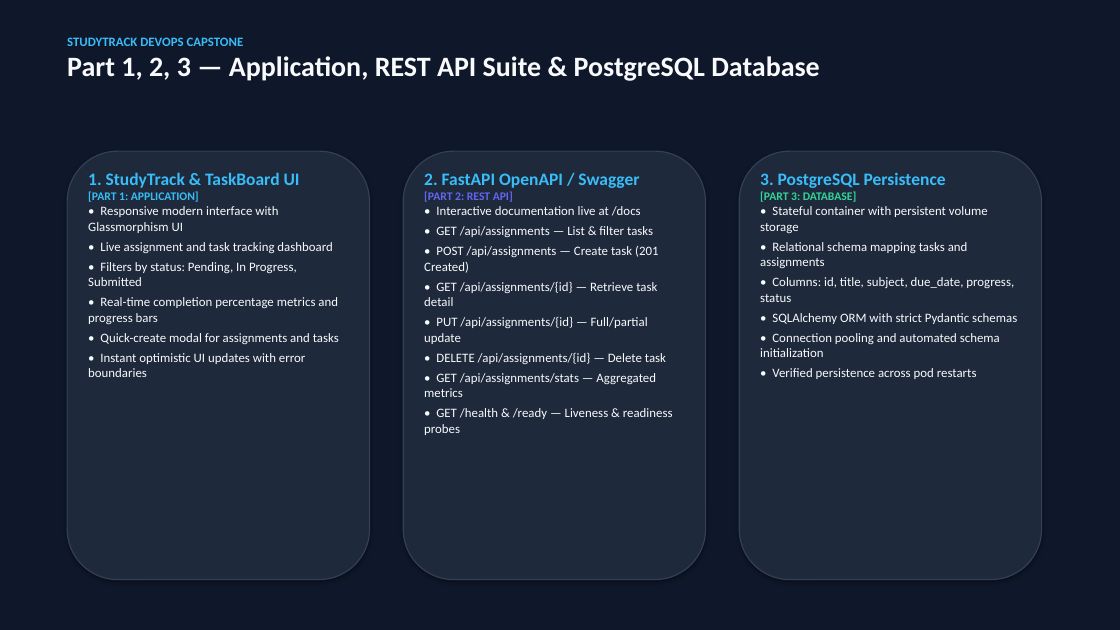
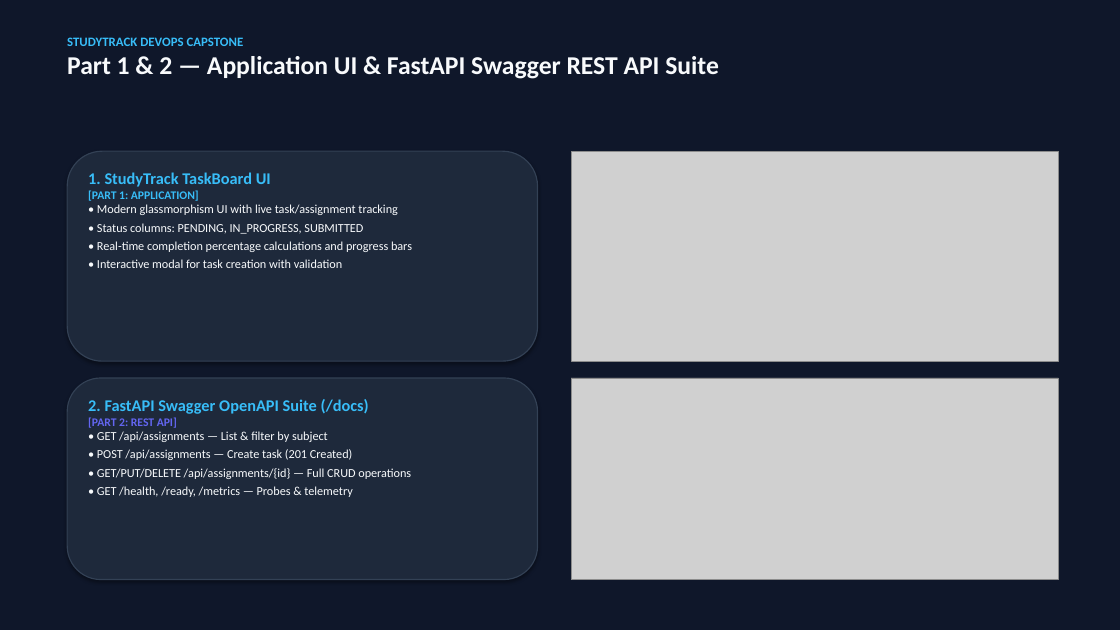
Before and after one commit to shubh-aarambh/Study-Track, a slide deck: slide 3 of demo/StudyTrack_DevOps_Capstone_Presentation.pptx. Drawn at 1120x630 pixels with LibreOffice and Linux fonts; fonts in the diff are those of the drawing; grey boxes stand for pictures. Boxes give left, top, right and bottom in pixels: in the first picture for what was removed or moved away, otherwise in the second. Text is boxed around its words. In the diff, an @@ line names an element or a change of style, - is before the commit and + after.

Commit message:
docs(demo): complete 15-part final demo evidence, embedded slides, and README documentation

```diff
--- a/demo/StudyTrack_DevOps_Capstone_Presentation.pptx
+++ b/demo/StudyTrack_DevOps_Capstone_Presentation.pptx
@@ text at [67, 56, 719, 79]: text changed; size 24 to 22 pt @@
-Part 1, 2, 3 — Application, REST API Suite & PostgreSQL Database
+Part 1 & 2 — Application UI & FastAPI Swagger REST API Suite
@@ rounded rectangle: place and size @@
-rounded rectangle at [67, 151, 370, 580]
+rounded rectangle at [67, 151, 538, 361]
@@ text at [88, 172, 271, 187]: text changed; size 15 to 14 pt @@
-1. StudyTrack & TaskBoard UI
+1. StudyTrack TaskBoard UI
@@ picture added at [571, 151, 1059, 361] @@
@@ rounded rectangle removed at [739, 151, 1042, 580] @@
@@ text removed at [760, 173, 1017, 379] @@
-3. PostgreSQL Persistence
-[PART 3: DATABASE]
-• Stateful container with persistent volume storage
-• Relational schema mapping tasks and assignments
-• Columns: id, title, subject, due_date, progress, status
-• SQLAlchemy ORM with strict Pydantic schemas
-• Connection pooling and automated schema initialization
-• Verified persistence across pod restarts
@@ text at [97, 204, 412, 268]: text changed; size 11 to 10.5 pt @@
-• Responsive modern interface with Glassmorphism UI
-• Live assignment and task tracking dashboard
-• Filters by status: Pending, In Progress, Submitted
-• Real-time completion percentage metrics and progress bars
-• Quick-create modal for assignments and tasks
-• Instant optimistic UI updates with error boundaries
+• Modern glassmorphism UI with live task/assignment tracking
+• Status columns: PENDING, IN_PROGRESS, SUBMITTED
+• Real-time completion percentage calculations and progress bars
+• Interactive modal for task creation with validation
@@ rounded rectangle: place and size @@
-rounded rectangle at [403, 151, 706, 580]
+rounded rectangle at [67, 378, 538, 580]
@@ picture added at [571, 378, 1059, 580] @@
@@ text at [88, 399, 369, 414]: text changed; size 15 to 14 pt @@
-2. FastAPI OpenAPI / Swagger
+2. FastAPI Swagger OpenAPI Suite (/docs)
@@ text "2. FastAPI Swagger OpenAPI Suite ...": place and size @@
-text "2. FastAPI Swagger OpenAPI Suite ..." at [424, 173, 673, 435]
+text "2. FastAPI Swagger OpenAPI Suite ..." at [88, 399, 411, 497]
@@ text at [97, 431, 328, 442]: text changed; size 11 to 10.5 pt @@
-• Interactive documentation live at /docs
-• GET /api/assignments — List & filter tasks
+• GET /api/assignments — List & filter by subject
@@ text at [97, 449, 352, 460]: size 11 to 10.5 pt in "• POST /api/assignments — Create task (201 ..."; less space between paragraphs @@
@@ text at [97, 468, 411, 497]: text changed; size 11 to 10.5 pt @@
-• GET /api/assignments/{id} — Retrieve task detail
-• PUT /api/assignments/{id} — Full/partial update
-• DELETE /api/assignments/{id} — Delete task
-• GET /api/assignments/stats — Aggregated metrics
-• GET /health & /ready — Liveness & readiness probes
+• GET/PUT/DELETE /api/assignments/{id} — Full CRUD operations
+• GET /health, /ready, /metrics — Probes & telemetry
```
Also in this commit, not shown: 2 other slides changed, 6 slides added, 5 slides removed, 19 other files.
